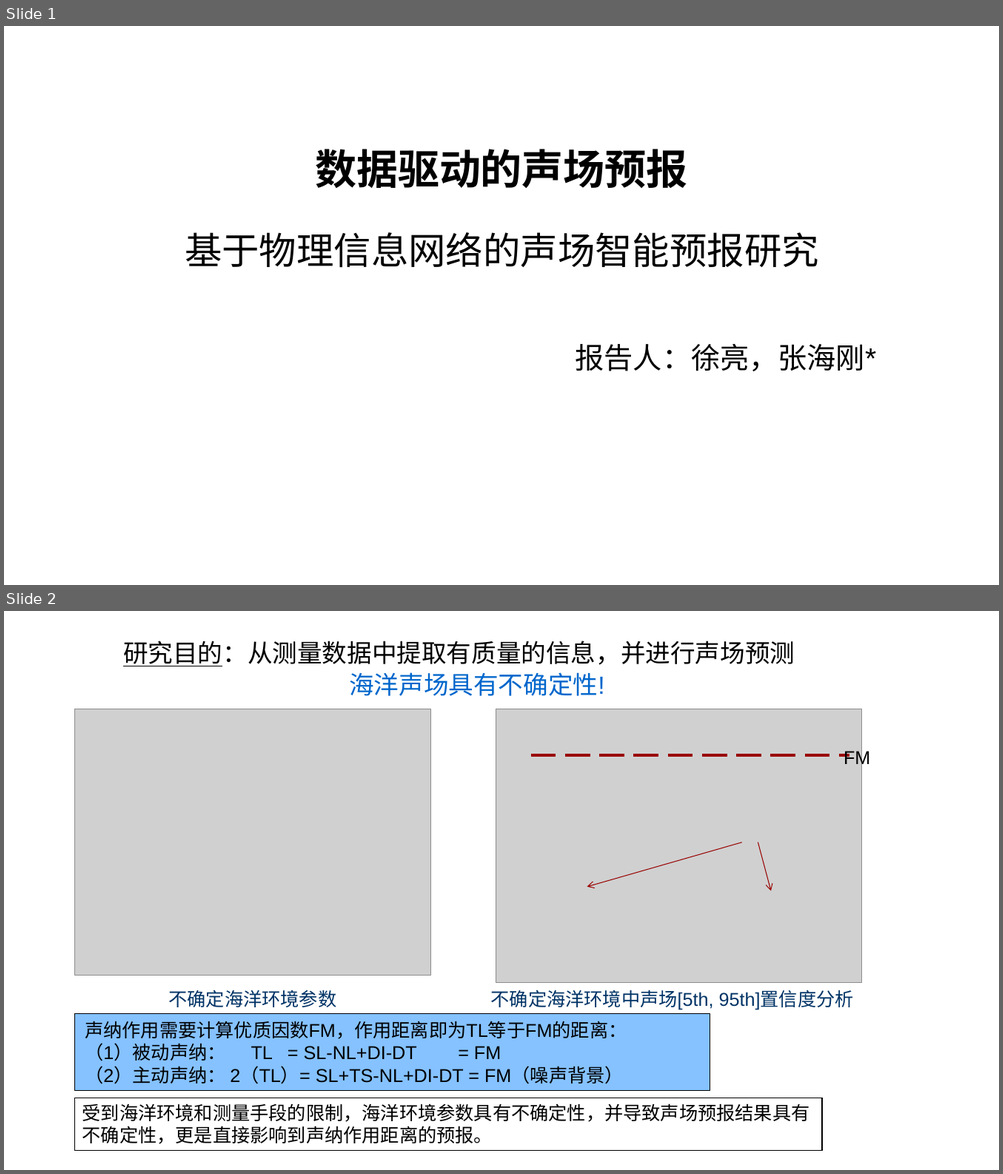
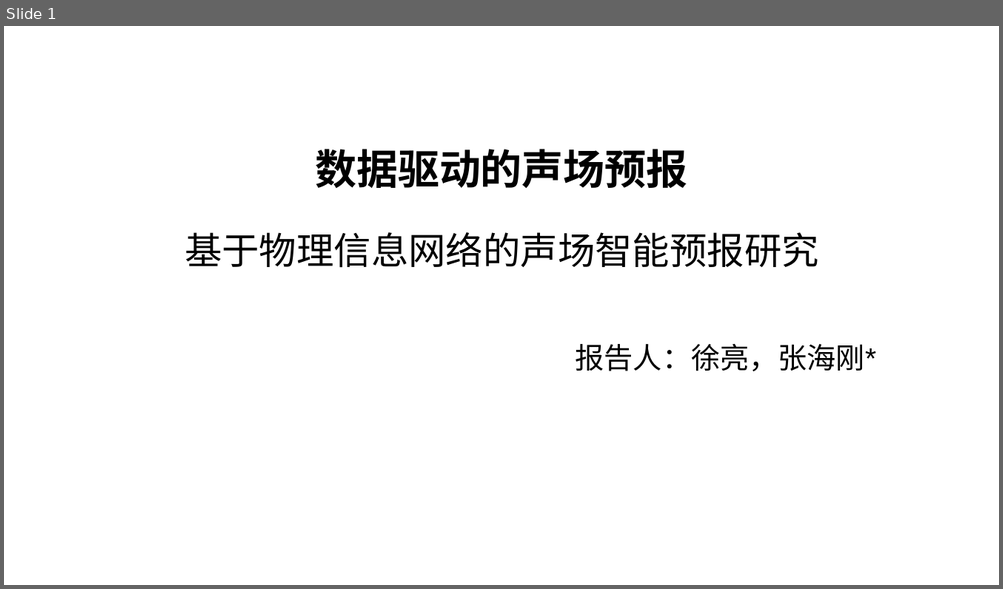
Before and after one commit to MouXuanKang/SoundFieldINN, a slide deck: Presentation.pptx. Shown one above the other, each under a label of ours: slides 1 and 2 before the commit, slide 1 after it. The pictures are 1003x1174 and 1003x589 pixels, drawn with LibreOffice and Linux fonts; fonts in the diff are those of the drawing; grey boxes stand for pictures; background and template pictures are left out. Boxes give left, top, right and bottom in pixels: in the first picture for what was removed or moved away, otherwise in the second. Text is boxed around its words. In the diff, an @@ line names an element or a change of style, - is before the commit and + after.

```diff
--- a/Presentation.pptx
+++ b/Presentation.pptx
@@ slide 2 removed at [4, 611, 999, 1170], background picture (left out) @@
@@ text removed at [123, 641, 794, 667] @@
-研究目的：从测量数据中提取有质量的信息，并进行声场预测
@@ text removed at [349, 672, 604, 696] @@
-海洋声场具有不确定性!
@@ picture removed at [75, 709, 431, 976] @@
@@ picture removed at [495, 709, 861, 983] @@
@@ line removed from (531, 756) to (848, 756) @@
@@ text removed at [843, 749, 870, 769] @@
-FM
@@ arrow removed from (742, 843) to (586, 887) @@
@@ arrow removed from (757, 843) to (771, 891) @@
@@ text removed at [169, 990, 337, 1008] @@
-不确定海洋环境参数
@@ text removed at [491, 990, 854, 1011] @@
-不确定海洋环境中声场[5th, 95th]置信度分析
@@ rectangle removed at [75, 1014, 710, 1091] @@
-声纳作用需要计算优质因数FM，作用距离即为TL等于FM的距离：
-（1）被动声纳： TL = SL-NL+DI-DT = FM
-（2）主动声纳： 2（TL）= SL+TS-NL+DI-DT = FM（噪声背景）
@@ rectangle removed at [75, 1098, 822, 1151] @@
-受到海洋环境和测量手段的限制，海洋环境参数具有不确定性，并导致声场预报结果具有不确定性，更是直接影响到声纳作用距离的预报。
```
Also in this commit, not shown: 8 slides changed, 4 slides added, 4 other slides removed.
